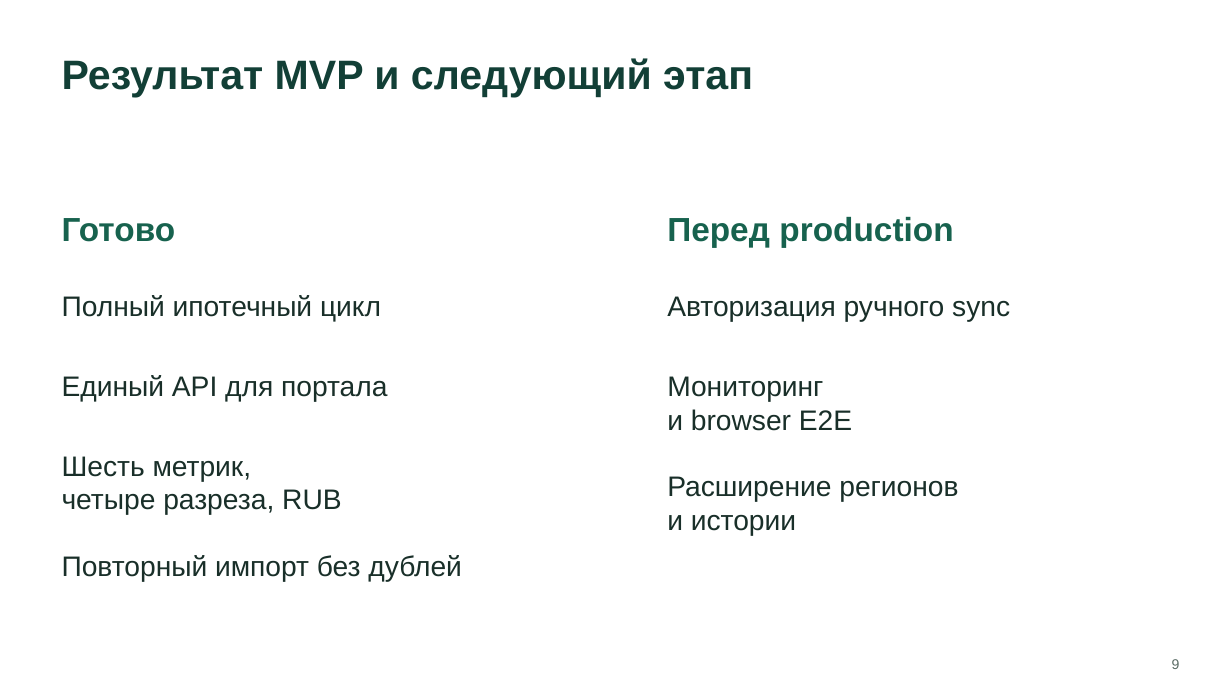
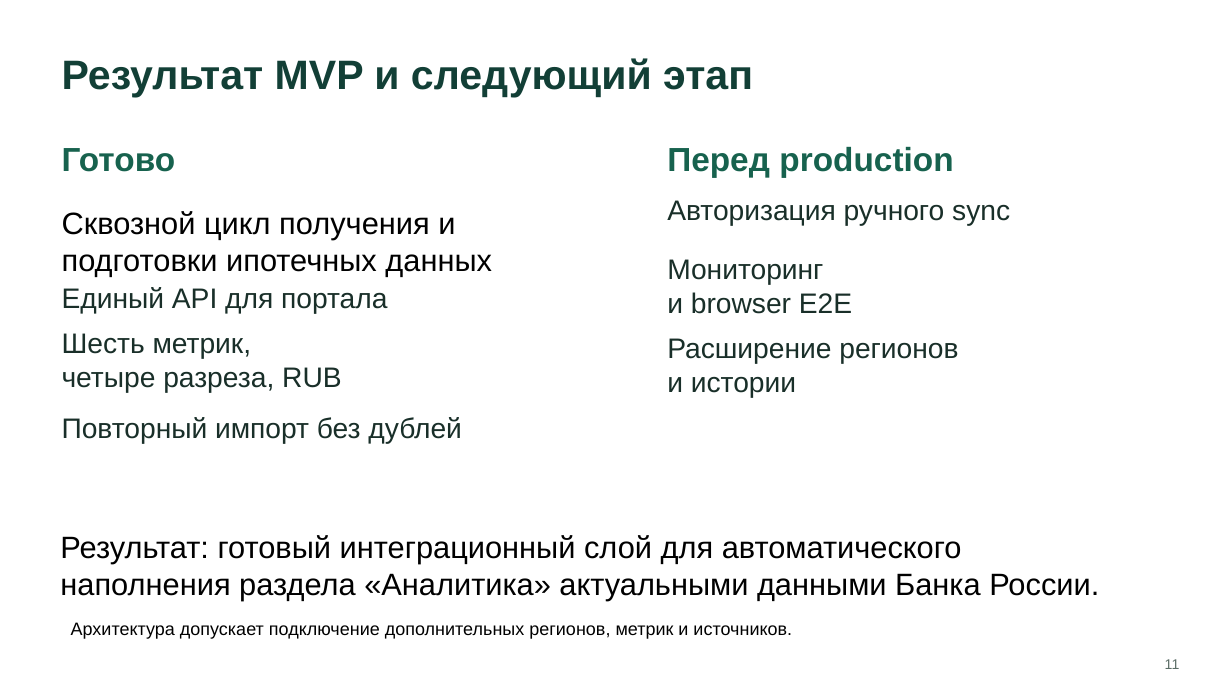
Before and after one commit to succubus-q/svoe-housing-analytics, a slide deck: slide 11 of assets/competition/presentation/svoe-housing-competition.pptx (slide 9 before the commit). Drawn at 1232x693 pixels with LibreOffice and Linux fonts; fonts in the diff are those of the drawing. Boxes give left, top, right and bottom in pixels: in the first picture for what was removed or moved away, otherwise in the second. Text is boxed around its words. In the diff, an @@ line names an element or a change of style, - is before the commit and + after.

```diff
--- a/assets/competition/presentation/svoe-housing-competition.pptx
+++ b/assets/competition/presentation/svoe-housing-competition.pptx
@@ text "Готово": place and size @@
-text "Готово" at (62,218,176,242)
+text "Готово" at (62,148,176,172)
@@ text "Перед production": place and size @@
-text "Перед production" at (667,216,953,247)
+text "Перед production" at (667,146,953,177)
@@ text "Авторизация ручного sync": place and size @@
-text "Авторизация ручного sync" at (667,296,1010,322)
+text "Авторизация ручного sync" at (667,200,1010,226)
@@ text at (62,211,492,277): text changed; size 22 to 24 pt; text colour #192F29 to #000000 @@
-Полный ипотечный цикл
+Сквозной цикл получения и подготовки ипотечных данных
@@ text "Мониторинг и browser E2E": place and size @@
-text "Мониторинг и browser E2E" at (667,376,852,431)
+text "Мониторинг и browser E2E" at (667,259,852,314)
@@ text "Единый API для портала": place and size @@
-text "Единый API для портала" at (62,375,387,402)
+text "Единый API для портала" at (62,287,387,314)
@@ text "Шесть метрик, четыре разреза, RUB": place and size @@
-text "Шесть метрик, четыре разреза, RUB" at (62,456,342,515)
+text "Шесть метрик, четыре разреза, RUB" at (62,333,342,393)
@@ text "Расширение регионов и истории": place and size @@
-text "Расширение регионов и истории" at (667,476,958,536)
+text "Расширение регионов и истории" at (667,338,958,398)
@@ text "Повторный импорт без дублей": place and size @@
-text "Повторный импорт без дублей" at (62,555,462,582)
+text "Повторный импорт без дублей" at (62,417,462,444)
@@ text added at (60,535,1099,601), 24 pt, text #000000 @@
+Результат: готовый интеграционный слой для автоматического наполнения раздела «Аналитика» актуальными данными Банка России.
@@ text added at (71,622,792,639), 14 pt, text #000000 @@
+Архитектура допускает подключение дополнительных регионов, метрик и источников.
@@ text at (1165,659,1180,669): text changed @@
-9
+11
```
Also in this commit, not shown: 6 other slides changed, 2 slides added, 19 other files.
